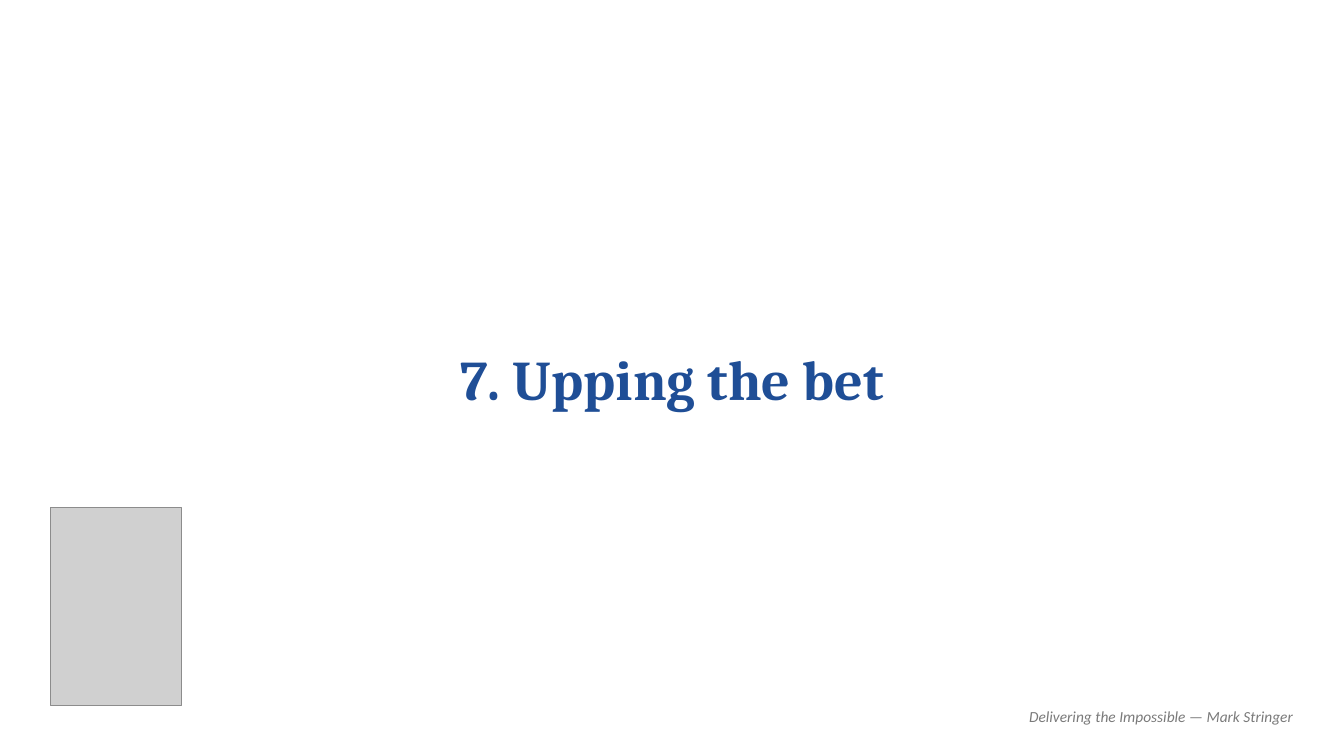
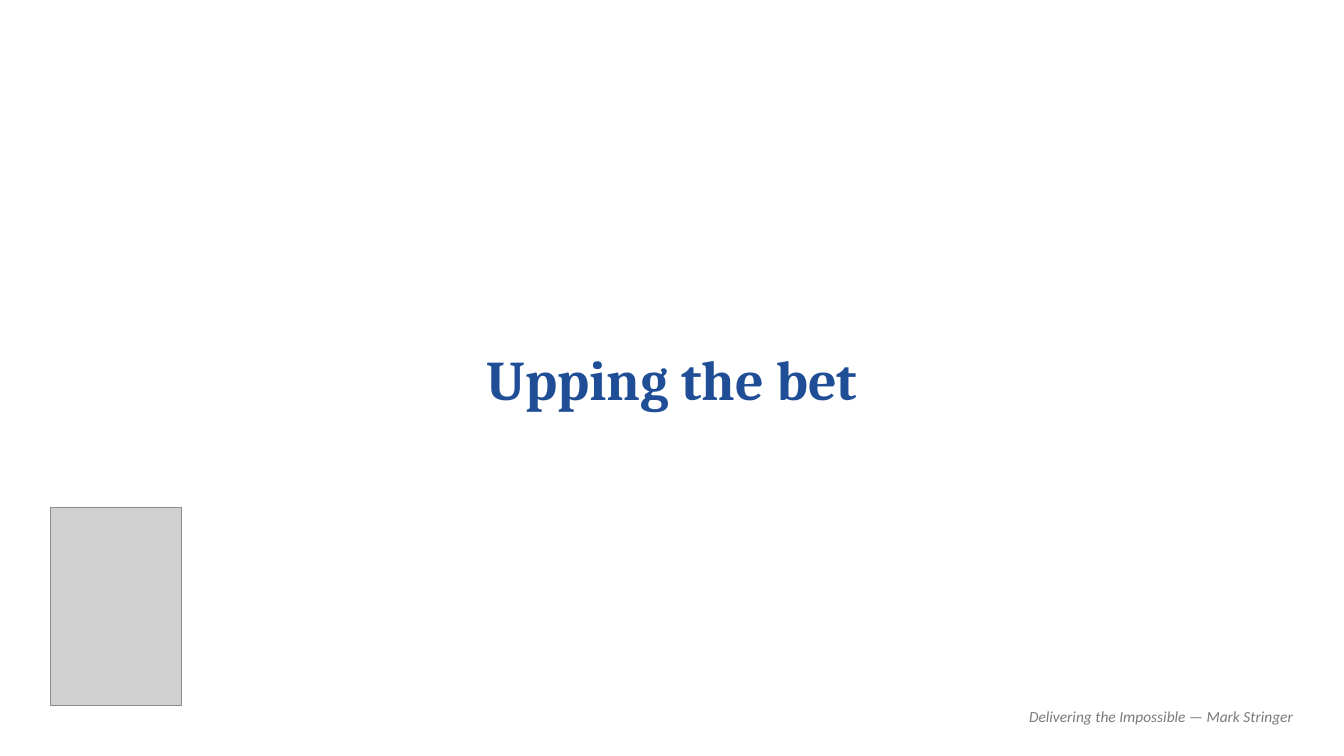
Before and after one commit to MarkStringer/MarketingControlPlane, a slide deck: slide 5 of templates/book-cover-slide-template.pptx. Drawn at 1344x756 pixels with LibreOffice and Linux fonts; fonts in the diff are those of the drawing; grey boxes stand for pictures. Boxes give left, top, right and bottom in pixels: in the first picture for what was removed or moved away, otherwise in the second. Text is boxed around its words. In the diff, an @@ line names an element or a change of style, - is before the commit and + after.

```diff
--- a/templates/book-cover-slide-template.pptx
+++ b/templates/book-cover-slide-template.pptx
@@ text at <box>486,361,857,413</box>: text changed @@
-7. Upping the bet
+Upping the bet
```
Also in this commit, not shown: 9 other slides changed, 1 slide added.
